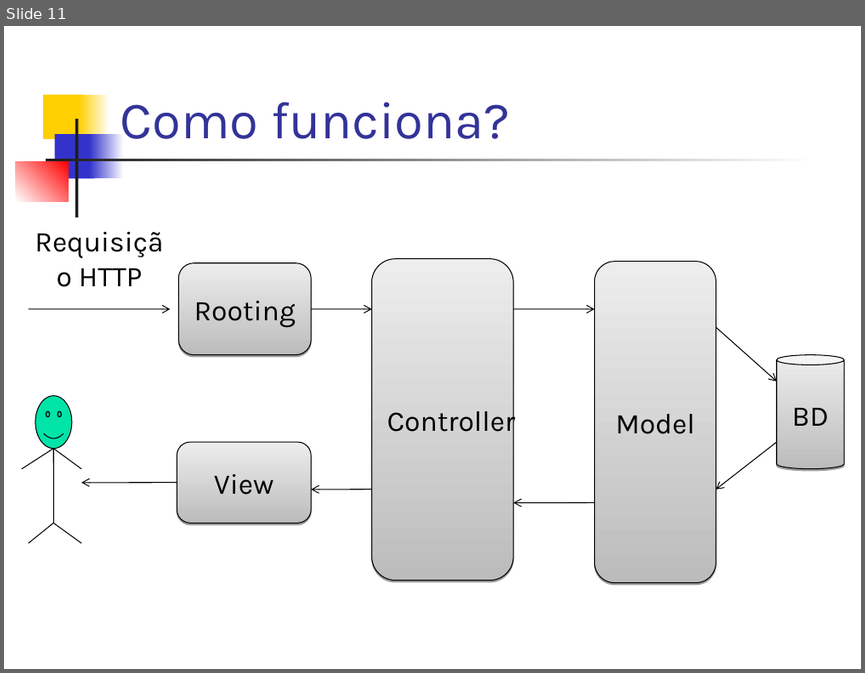
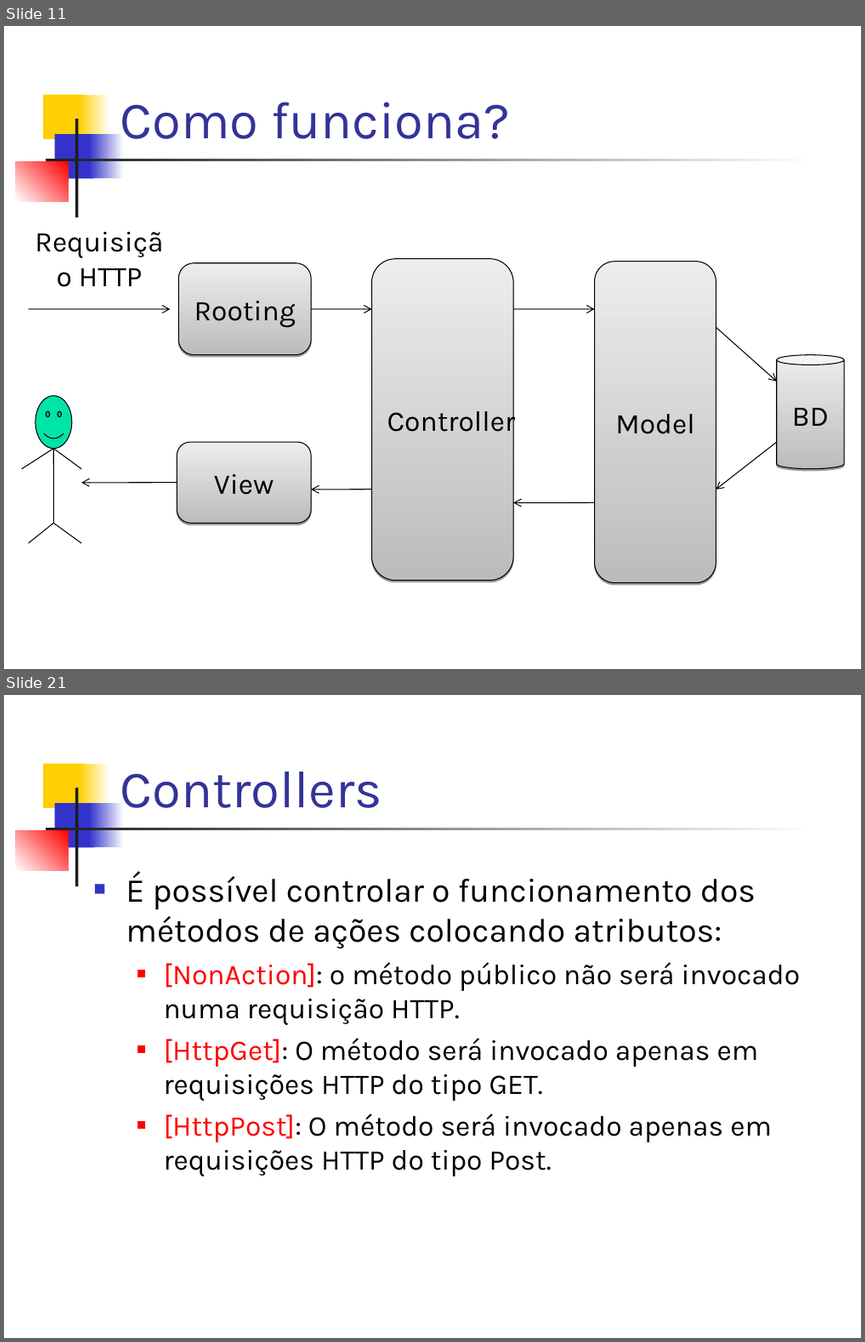
Before and after one commit to dssika/mini-curso-asp-net-mvc3, a slide deck: Slide/Mini Curso.ppt. Shown one above the other, each under a label of ours: slide 11 before the commit, slides 11 and 21 after it; the slides between them are not shown. The pictures are 865x673 and 865x1342 pixels, drawn with LibreOffice and Linux fonts; fonts in the diff are those of the drawing. Boxes give left, top, right and bottom in pixels: in the first picture for what was removed or moved away, otherwise in the second. Text is boxed around its words. In the diff, an @@ line names an element or a change of style, - is before the commit and + after.

```diff
--- a/Slide/Mini Curso.ppt
+++ b/Slide/Mini Curso.ppt
@@ slide 21 added at (x1=4, y1=695, x2=861, y2=1338), background #FFFFFF; not listed: 7 template elements that a slide beside it also shows @@
@@ title added at (x1=120, y1=771, x2=382, y2=808), 44 pt, text #333399 @@
+Controllers
@@ text added at (x1=126, y1=872, x2=800, y2=1176), 24 pt, text #000000 @@
+■ É possível controlar o funcionamento dos métodos de ações colocando atributos:
+  ■ [NonAction]: o método público não será invocado numa requisição HTTP.
+  ■ [HttpGet]: O método será invocado apenas em requisições HTTP do tipo GET.
+  ■ [HttpPost]: O método será invocado apenas em requisições HTTP do tipo Post.
```
Also in this commit, not shown: 8 slides changed, 14 other slides added.
